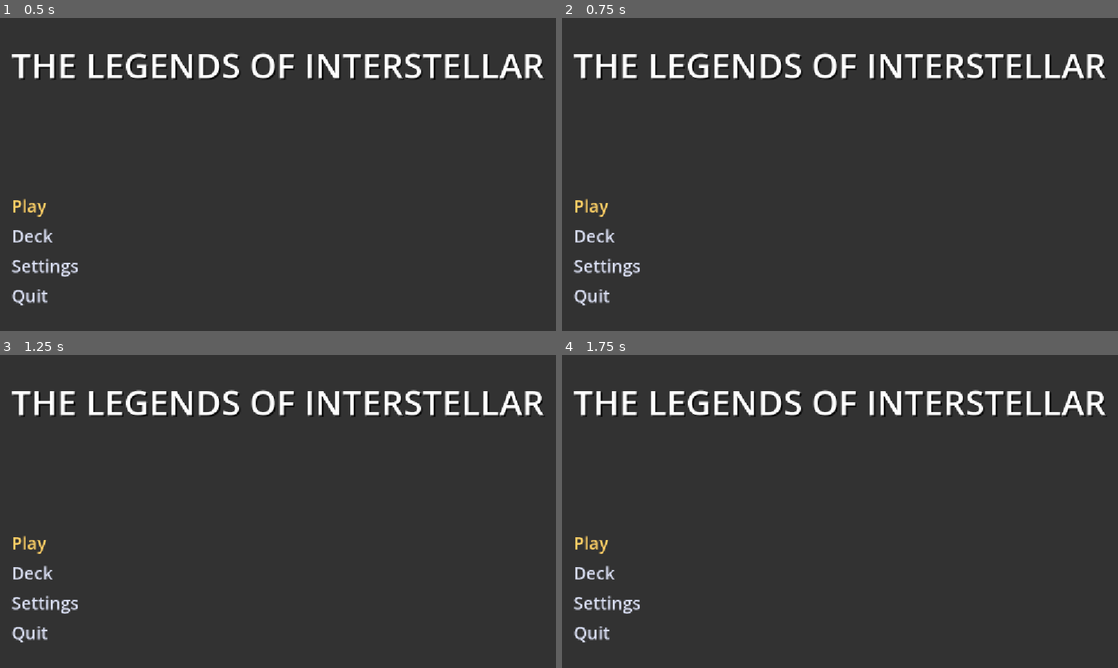
Above: before the commit, frames 1-4 (two rows, left to right).
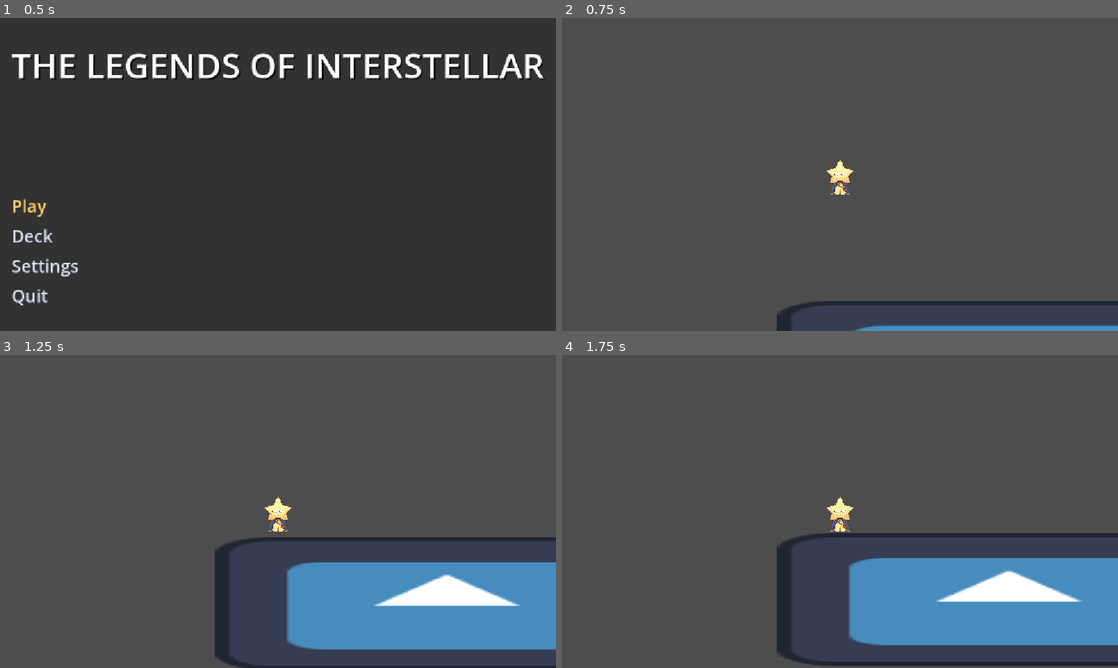
Above: after the commit, the same moments.

Repository: Hendrikojoe/The-Legends-Of-Interstellar
Game: Godot game, scene res://Scenes/main_menu.tscn
Same seed, same stepped clock (60 frames per second), same inputs: the game is played once before the commit and once after it. Before the commit the project has no main scene; this scene is started directly in both runs. The engine's default icon, where the game draws it, is replaced by a stand-in: a white triangle on a blue panel in a dark square.
Inputs (mouse positions are in pixels of both pictures, inside the frame that each line leads up to):
- Up to frame 1 (0.5 s): no input
- Up to frame 2 (0.75 s): click "Play" at 0.5 s
- Up to frame 3 (1.25 s): no input
- Up to frame 4 (1.75 s): click (606, 542) at 1.25 s, where only the run before the commit has a clickable "Play"

Frame 1 is identical in both runs. In frame 2, 98% of the frame differs, in the area x 0-100%, y 0-100%; in frame 3, 97%; in frame 4, 97%.

Commit message:
movement player

Diff:
--- /dev/null
+++ b/Player.tscn
@@ -0,0 +1,56 @@
+[gd_scene format=3 uid="uid://m6d2088oha1a"]
+
+[ext_resource type="Script" uid="uid://cery0rfgx1mlc" path="res://Scenes/player.gd" id="1_kne1u"]
+[ext_resource type="Texture2D" uid="uid://cce108ej0bb8f" path="res://happy.png" id="2_e80uo"]
+[ext_resource type="Texture2D" uid="uid://2lx7xspngt4l" path="res://icon.svg" id="3_cxr5p"]
+
+[sub_resource type="SpriteFrames" id="SpriteFrames_wmgko"]
+animations = [{
+"frames": [{
+"duration": 1.0,
+"texture": ExtResource("2_e80uo")
+}],
+"loop": 1,
+"name": &"default",
+"speed": 5.0
+}]
+
+[sub_resource type="RectangleShape2D" id="RectangleShape2D_eio2p"]
+size = Vector2(656.08954, 900.0001)
+
+[sub_resource type="RectangleShape2D" id="RectangleShape2D_l1wua"]
+size = Vector2(15.936485, 24.040443)
+
+[node name="Node2D" type="Node2D" unique_id=1786839406]
+
+[node name="player" type="CharacterBody2D" parent="." unique_id=1810400556]
+position = Vector2(137, 148.99998)
+scale = Vector2(0.3074074, 0.3)
+script = ExtResource("1_kne1u")
+
+[node name="AnimatedSprite2D" type="AnimatedSprite2D" parent="player" unique_id=1539837203]
+position = Vector2(4.9999847, -33.5)
+scale = Vector2(0.3074074, 0.3)
+sprite_frames = SubResource("SpriteFrames_wmgko")
+
+[node name="CollisionShape2D" type="CollisionShape2D" parent="player" unique_id=1193893791]
+position = Vector2(0, 5.000061)
+scale = Vector2(0.30740738, 0.29999992)
+shape = SubResource("RectangleShape2D_eio2p")
+
+[node name="Camera2D" type="Camera2D" parent="player" unique_id=1690375880]
+position = Vector2(3.253006, -19.999939)
+
+[node name="StaticBody2D" type="StaticBody2D" parent="." unique_id=1667278111]
+position = Vector2(253, 521)
+scale = Vector2(-20.580553, 5.8928857)
+
+[node name="Icon" type="Sprite2D" parent="StaticBody2D" unique_id=549298198]
+position = Vector2(-11.418545, 6.1090617)
+scale = Vector2(0.36496353, 0.36496353)
+texture = ExtResource("3_cxr5p")
+
+[node name="CollisionShape2D" type="CollisionShape2D" parent="StaticBody2D" unique_id=2125308845]
+position = Vector2(-11.758674, 6.448451)
+scale = Vector2(2.9542458, 1.9235369)
+shape = SubResource("RectangleShape2D_l1wua")
--- /dev/null
+++ b/Scenes/player.gd
@@ -0,0 +1,34 @@
+
+extends CharacterBody2D
+
+@export var speed: float = 200.0
+
+@export var gravity: float = 980.0
+
+@onready var sprite = $AnimatedSprite2D
+
+
+func _physics_process(delta):
+
+	if not is_on_floor():
+		velocity.y += gravity * delta
+	else:
+		velocity.y = 0
+
+
+	var direction = Input.get_axis(
+		"move_left",
+        "move_right"
+	)
+
+	velocity.x = direction * speed
+
+
+	if direction < 0:
+		sprite.flip_h = true
+
+	elif direction > 0:
+		sprite.flip_h = false
+
+
+	move_and_slide()
--- /dev/null
+++ b/Scenes/prolog.tscn
@@ -0,0 +1,7 @@
+[gd_scene format=3 uid="uid://cba0ljvfok3g1"]
+
+[ext_resource type="PackedScene" uid="uid://m6d2088oha1a" path="res://Player.tscn" id="1_negum"]
+
+[node name="level design" type="Node2D" unique_id=885475793]
+
+[node name="Player" parent="." unique_id=1786839406 instance=ExtResource("1_negum")]
--- a/Scripts/main_menu.gd
+++ b/Scripts/main_menu.gd
@@ -1,6 +1,6 @@
 extends Control
 
-@export_file("*.tscn") var play_scene: String = ""
+@export_file("*.tscn") var prolog_scene: String = "res://prolog.tscn"
 @export_file("*.tscn") var deck_scene: String = ""
 @export_file("*.tscn") var settings_scene: String = ""
 
@@ -15,11 +15,12 @@
 	deck_button.pressed.connect(_on_deck_pressed)
 	settings_button.pressed.connect(_on_settings_pressed)
 	quit_button.pressed.connect(_on_quit_pressed)
+
 	play_button.grab_focus()
 
 
 func _on_play_pressed() -> void:
-	_go_to_scene(play_scene, "Play")
+	_go_to_scene("res://Scenes/prolog.tscn", "Prolog")
 
 
 func _on_deck_pressed() -> void:
@@ -38,4 +39,5 @@
 	if path.is_empty():
 		print("[MainMenu] Scene untuk tombol '%s' belum diisi." % button_name)
 		return
+
 	get_tree().change_scene_to_file(path)
--- a/project.godot
+++ b/project.godot
@@ -11,6 +11,7 @@
 [application]
 
 config/name="the-legends-of-interstellar"
+run/main_scene="uid://dgly5igd7spk5"
 config/features=PackedStringArray("4.8", "Mobile")
 config/icon="res://icon.svg"
 
@@ -18,6 +19,51 @@
 
 window/stretch/mode="canvas_items"
 window/stretch/aspect="expand"
+
+[input]
+
+move_left={
+"deadzone": 0.2,
+"events": [Object(InputEventKey,
+"resource_local_to_scene": false,
+"resource_name": "",
+"device": -1,
+"window_id": 0,
+"alt_pressed": false,
+"shift_pressed": false,
+"ctrl_pressed": false,
+"meta_pressed": false,
+"pressed": false,
+"keycode": 0,
+"physical_keycode": 65,
+"key_label": 0,
+"unicode": 97,
+"location": 0,
+"echo": false,
+"script": null
+)]
+}
+move_right={
+"deadzone": 0.2,
+"events": [Object(InputEventKey,
+"resource_local_to_scene": false,
+"resource_name": "",
+"device": -1,
+"window_id": 0,
+"alt_pressed": false,
+"shift_pressed": false,
+"ctrl_pressed": false,
+"meta_pressed": false,
+"pressed": false,
+"keycode": 0,
+"physical_keycode": 68,
+"key_label": 0,
+"unicode": 100,
+"location": 0,
+"echo": false,
+"script": null
+)]
+}
 
 [input_devices]
 
Not shown, added: Scenes/player.gd.uid
Binary file added: happy.png
Not shown, added: happy.png.import
